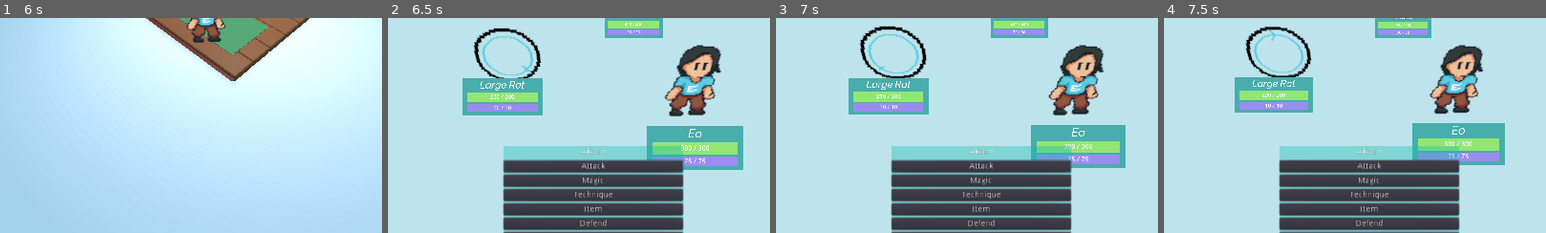
Above: before the commit, frames 1-4 (left to right).
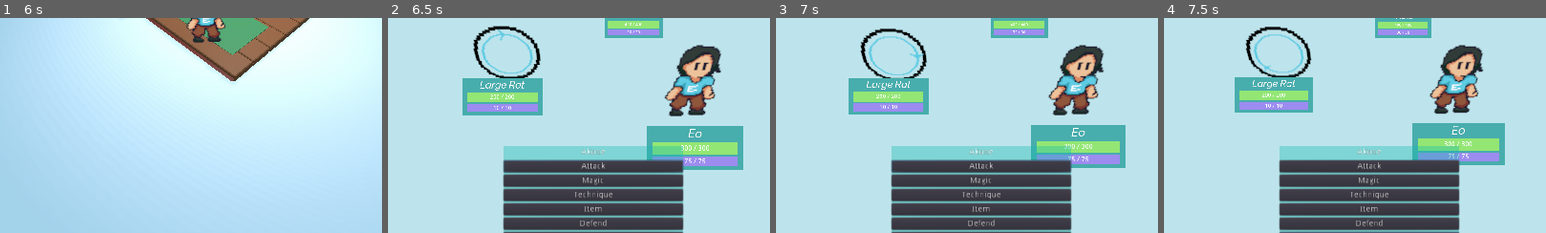
Above: after the commit, the same moments.

Repository: avsecam/aob
Game: Godot game, scene res://Scenes/Main.tscn
The game is run twice, just before and just after one commit, with the same random seed, the same clock (stepped at 60 frames per second) and the same inputs.
Inputs:
- Up to frame 1 (6 s): tap Enter (ui_accept) at 0.5, 0.77, 1.52, 3.02, 3.77, 4.52, 5 s; hold Right (ui_right) 0.53-1.28 s; hold Shift (sprint) 0.53-1.28 s; hold Down (ui_down) 1.28-2.03 s; tap Shift (sprint) every 1.5 s from 1.35 to 5.85 s; hold Right (ui_right) 2.03-2.78 s; hold Shift (sprint) 2.03-2.78 s; hold Up (ui_up) 2.78-3.53 s; hold Shift (sprint) 3.53-4.28 s; hold Left (ui_left) 3.53-5.03 s; tap Escape (ui_cancel) at 4.15 s; hold Down (ui_down) 5.03-5.78 s; hold Shift (sprint) 5.03-5.78 s; hold Right (ui_right) from 5.78 s (still down)
- Up to frame 2 (6.5 s): keep holding Right (ui_right); tap Enter (ui_accept) at 6.02 s
- Up to frame 3 (7 s): release Right (ui_right) at 6.5 s; click "Attack" at 6.5 s
- Up to frame 4 (7.5 s): hold Up (ui_up) from 7.28 s (still down); hold Shift (sprint) from 7.28 s (still down)
The pictures show only the part of the screen within x 23-73%, y 42-92%; the shares and areas given below are measured in that part.

Frame 1 is identical in both runs. In frame 2, 1.4% of the frame differs, in the area x 22-41%, y 3-28%; in frame 3, 1.3%; in frame 4, less than 0.1%.

Commit message:
Make enemy dynamic

Diff:
--- a/Scenes/AutoLoad/EncounterHandler.gd
+++ b/Scenes/AutoLoad/EncounterHandler.gd
@@ -13,7 +13,7 @@
 
 # sample array of enemies
 var enemies: Array = [
-	"res://Scenes/Character/Enemy/Large Rat.tres"
+	"res://Scenes/Character/Enemy/LargeRat.tscn"
 #	"res://Scenes/Character/Enemy/Slime.tres",
 #	"res://Scenes/Character/Enemy/Quorralis.tres"
 ]
--- a/Scenes/AutoLoad/GameData.gd
+++ b/Scenes/AutoLoad/GameData.gd
@@ -11,6 +11,7 @@
 const playerScene: Resource = preload("res://Scenes/Character/Player.tscn")
 
 const enemyScenePath: String = "res://Scenes/Character/Enemy/Enemy.tscn"
+const enemyFolderPath: String = "res://Scenes/Character/Enemy/"
 const heroScenePath: String = "res://Scenes/Character/Hero/Hero.tscn"
 const heroFolderPath: String = "res://Scenes/Character/Hero/"
 
--- a/Scenes/Battle/Battle.gd
+++ b/Scenes/Battle/Battle.gd
@@ -9,11 +9,13 @@
 
 var turns: int = -1 # Number of turns cycled through
 var turnOrder: Array = []
-var currentCharacter: Position3D
+var currentCharacterPosition: Position3D
 
 var actionInfo: Dictionary
 var inTargetSelect: bool = false
 var targets: Array = [] # Array of positions
+
+var totalExp: int # add to this when enemy is defeated or w/e
 
 
 func _ready():
@@ -25,6 +27,7 @@
 	_set_character_signals()
 
 	combatOptions.connect("subContainerReadied", self, "_set_suboptions_signals")
+	combatOptions.connect("subContainerClosed", self, "_unset_suboptions_signals")
 	_set_options_signals()
 	_set_suboptions_signals()
 
@@ -55,13 +58,15 @@
 
 func _confirm_action(target: Spatial):
 	target.get_child(0).affect(actionInfo)
+	combatOptions.subContainer.visible = false
+	combatOptions.clear_sub_container()
 
 
 func _add_participants():
 	var combatCharacter: Spatial
 	var heroes: Array = PlayerData.activeHeroes
 	var enemies: Array = EncounterHandler.enemies
-	var newEnemy: CharacterStats
+	var newEnemy: Enemy
 	var i: int = 0
 	while i < heroes.size():
 		combatCharacter = load("res://Scenes/Battle/CombatCharacter.tscn").instance()
@@ -75,9 +80,10 @@
 	i = 0
 	while i < enemies.size():
 		combatCharacter = load("res://Scenes/Battle/CombatCharacter.tscn").instance()
-		newEnemy = load(enemies[i])
-		newEnemy.ready()
-		combatCharacter.characterStats = newEnemy
+		newEnemy = load(enemies[i]).instance()
+		print(newEnemy.name)
+		combatCharacter.add_child(newEnemy)
+		combatCharacter.character = newEnemy
 		enemyPositions[i].add_child(combatCharacter)
 		i += 1
 
@@ -101,7 +107,7 @@
 		turnOrder.append(character)
 	turnOrder.pop_back()
 	turnOrder.sort_custom(SortBySpeed, "_sort_speed")
-	currentCharacter = turnOrder[0]
+	currentCharacterPosition = turnOrder[0]
 
 
 # Next character in current turn queue
@@ -110,8 +116,8 @@
 	turnOrder.remove(0)
 	if turnOrder == []:
 		_set_turn_order()
-		return
-	currentCharacter = turnOrder[0]
+	else:
+		currentCharacterPosition = turnOrder[0]
 	_set_options_signals()
 	_set_combat_options()
 
@@ -119,8 +125,8 @@
 # Show combat options or not
 # Also set the magics and techniques available
 func _set_combat_options():
-	var combatCharacter: CombatCharacter = currentCharacter.get_child(0)
-	if currentCharacter.get_parent().name == "Heroes":
+	var combatCharacter: CombatCharacter = currentCharacterPosition.get_child(0)
+	if currentCharacterPosition.get_parent().name == "Heroes":
 		combatOptions.visible = true
 		combatOptions.label.text = combatCharacter.characterStats.characterName
 		combatOptions.magics = combatCharacter.characterStats.magics
@@ -143,22 +149,24 @@
 
 # set/unset signals for ATTACK, DEFEND, FLEE
 func _set_options_signals():
-	combatOptions.attackButton.connect("pressed", currentCharacter.get_child(0), "attack")
+	combatOptions.attackButton.connect("pressed", currentCharacterPosition.get_child(0), "attack")
 	combatOptions.defendButton
 	combatOptions.fleeButton.connect("pressed", self, "_exit_battle")
 
-	currentCharacter.get_child(0).connect("attack", self, "_enter_target_select")
+	currentCharacterPosition.get_child(0).connect("attack", self, "_enter_target_select")
+	currentCharacterPosition.get_child(0).connect("magic", self, "_enter_target_select")
 func _unset_options_signals():
-	combatOptions.attackButton.disconnect("pressed", currentCharacter.get_child(0), "attack")
+	combatOptions.attackButton.disconnect("pressed", currentCharacterPosition.get_child(0), "attack")
 	combatOptions.defendButton
 	combatOptions.fleeButton.disconnect("pressed", self, "_exit_battle")
 
-	currentCharacter.get_child(0).disconnect("attack", self, "_enter_target_select")
-
-
-# set signals for MAGICS and TECHNIQUES
+	currentCharacterPosition.get_child(0).disconnect("attack", self, "_enter_target_select")
+	currentCharacterPosition.get_child(0).disconnect("magic", self, "_enter_target_select")
+
+
+# set/unset signals for MAGICS and TECHNIQUES
 func _set_suboptions_signals():
-	var character = currentCharacter.get_child(0)
+	var character = currentCharacterPosition.get_child(0)
 	if combatOptions.currentSubContainer == combatOptions.magicButton:
 		for button in combatOptions.subContainerButtons:
 			button.connect("pressed", character, "magic", [button.text.to_lower()])
@@ -168,6 +176,17 @@
 	elif combatOptions.currentSubContainer == combatOptions.itemButton:
 		for button in combatOptions.subContainerButtons:
 			button.connect("pressed", character, "item", [button.text.to_lower()])
+func _unset_suboptions_signals():
+	var character = currentCharacterPosition.get_child(0)
+	if combatOptions.currentSubContainer == combatOptions.magicButton:
+		for button in combatOptions.subContainerButtons:
+			button.disconnect("pressed", character, "magic")
+	elif combatOptions.currentSubContainer == combatOptions.techniqueButton:
+		for button in combatOptions.subContainerButtons:
+			button.disconnect("pressed", character, "technique")
+	elif combatOptions.currentSubContainer == combatOptions.itemButton:
+		for button in combatOptions.subContainerButtons:
+			button.disconnect("pressed", character, "item")
 
 
 func _refresh_heroPositions():
--- a/Scenes/Battle/CombatCharacter.gd
+++ b/Scenes/Battle/CombatCharacter.gd
@@ -2,7 +2,8 @@
 class_name CombatCharacter
 
 
-signal attack(damage)
+signal attack(info)
+signal magic(info)
 signal damaged()
 signal downed()
 
@@ -16,13 +17,10 @@
 var isHero: bool = false
 var isSelected: bool = false
 
+
 func _ready():
-	# set the character scene to be shown FOR ENEMIES ONLY (FOR NOW)
-	if isHero:
-		characterStats = character.characterStats
-	else:
-		add_child(load(GameData.enemyScenePath).instance()) # make this dynamic when enemy tscn's are added
-		character = get_child(get_children().size() - 1)
+	characterStats = character.characterStats
+	character = get_child(get_children().size() - 1)
 
 	# set the combat info
 	characterName.text = characterStats.characterName
@@ -51,23 +49,25 @@
 
 func attack():
 	print("%s is attacking..." % characterStats.characterName)
-	var damageInfo: Dictionary = {
+	var actionInfo: Dictionary = {
 		"source": character,
 		"targetType": GameData.TargetType.SINGLE,
 		"damageType": GameData.DamageType.PHYSICAL,
 		"damage": characterStats.attackPhys
 	}
-	emit_signal("attack", damageInfo)
+	emit_signal("attack", actionInfo)
 
 
 func magic(spell: String):
-	var damageInfoRaw: Dictionary = Magic.magics[spell.to_lower()]
-	var damageInfo: Dictionary = {
+	print("%s is casting %s..." % [characterStats.characterName, spell])
+	var actionInfoRaw: Dictionary = Magic.magics[spell.to_lower()]
+	var actionInfo: Dictionary = {
 		"source": character,
-		"targetType": damageInfoRaw["targetType"],
-		"damageType": damageInfoRaw["damageType"],
-		"damage": characterStats.attackPhys *  damageInfoRaw["damageMultiplier"]
+		"targetType": actionInfoRaw["targetType"],
+		"damageType": actionInfoRaw["damageType"],
+		"damage": characterStats.attackElem *  actionInfoRaw["damageMultiplier"]
 	}
+	emit_signal("magic", actionInfo)
 
 
 func technique():
@@ -76,13 +76,13 @@
 	pass
 
 
-func affect(damageInfo: Dictionary):
+func affect(actionInfo: Dictionary):
 	# check if physical or elemental damage
 	var finalDamage: int
-	if damageInfo["damageType"] == GameData.DamageType.PHYSICAL:
-		finalDamage = damageInfo["damage"] - (characterStats.defensePhys * 0.5)
+	if actionInfo["damageType"] == GameData.DamageType.PHYSICAL:
+		finalDamage = actionInfo["damage"] - (characterStats.defensePhys * 0.5)
 	else:
-		finalDamage = damageInfo["damage"] - (characterStats.defenseElem * 0.5)
+		finalDamage = actionInfo["damage"] - (characterStats.defenseElem * 0.5)
 
 	emit_signal("damaged")
 	if characterStats.currentHealth - finalDamage <= 0:
@@ -90,5 +90,5 @@
 		queue_free()
 		emit_signal("downed")
 	characterStats.currentHealth -= finalDamage
-	print("%s dealt %s damage to %s!" % [damageInfo["source"].name, finalDamage, characterStats.characterName])
+	print("%s dealt %s damage to %s!" % [actionInfo["source"].name, finalDamage, characterStats.characterName])
 	_update_health_bar()
--- a/Scenes/Battle/CombatOptions.gd
+++ b/Scenes/Battle/CombatOptions.gd
@@ -3,6 +3,7 @@
 
 
 signal subContainerReadied()
+signal subContainerClosed()
 
 enum Buttons {ATTACK, MAGIC, TECHNIQUE, ITEM, DEFEND, FLEE}
 
@@ -53,7 +54,8 @@
 	subContainer.visible = true
 
 
-func _clear_sub_container():
+func clear_sub_container():
+	subContainerButtons = subContainer.get_node("Buttons").get_children()
 	if subContainerButtons.empty():
 		return
 	for button in subContainerButtons:
@@ -88,8 +90,9 @@
 		if subContainer.visible:
 			currentSubContainer.grab_focus()
 			currentSubContainer = null
-			_clear_sub_container()
+			clear_sub_container()
 			subContainer.visible = false
+			emit_signal("subContainerClosed")
 
 
 func _physics_process(_delta):
--- a/Scenes/Character/CharacterStats.gd
+++ b/Scenes/Character/CharacterStats.gd
@@ -19,6 +19,7 @@
 export var critChance: float
 export var xp: int
 export var weaknesses: Array
+export var resistances: Array
 
 # Both are arrays of strings
 export var magics: Array
--- a/Scenes/Character/Enemy/Enemy.gd
+++ b/Scenes/Character/Enemy/Enemy.gd
@@ -1 +1,7 @@
 extends "res://Scenes/Character/Character.gd"
+class_name Enemy
+
+
+func _ready():
+	characterStats = load("%s%s.tres" % [GameData.enemyFolderPath, name])
+	characterStats.ready()
--- a/Scenes/Character/Enemy/Enemy.tscn
+++ b/Scenes/Character/Enemy/Enemy.tscn
@@ -26,5 +26,5 @@
 modulate = Color( 1, 0, 0, 1 )
 billboard = 2
 frames = SubResource( 1 )
-frame = 1
+frame = 7
 playing = true
--- a/Scenes/Character/Enemy/Large Rat.tres
+++ b/Scenes/Character/Enemy/LargeRat.tres
@@ -14,5 +14,11 @@
 defenseElem = 15
 resilience = 10
 speed = 30
+evasion = 0
 critMultiplier = 1.2
 critChance = 0.5
+xp = 0
+weaknesses = [  ]
+resistances = [  ]
+magics = [  ]
+techniques = [  ]
--- /dev/null
+++ b/Scenes/Character/Enemy/LargeRat.tscn
@@ -0,0 +1,8 @@
+[gd_scene load_steps=2 format=2]
+
+[ext_resource path="res://Scenes/Character/Enemy/Enemy.tscn" type="PackedScene" id=1]
+
+[node name="LargeRat" instance=ExtResource( 1 )]
+
+[node name="Sprite" parent="." index="0"]
+frame = 6
--- a/Scenes/Character/Hero/Akune.tscn
+++ b/Scenes/Character/Hero/Akune.tscn
@@ -7,3 +7,6 @@
 [node name="Akune" instance=ExtResource( 1 )]
 script = ExtResource( 2 )
 spriteFrames = ExtResource( 3 )
+
+[node name="Sprite" parent="." index="0"]
+frame = 4
--- a/Scenes/Character/Hero/Elena.tscn
+++ b/Scenes/Character/Hero/Elena.tscn
@@ -15,4 +15,4 @@
 spriteFrames = SubResource( 1 )
 
 [node name="Sprite" parent="." index="0"]
-frame = 4
+frame = 0
--- a/Scenes/Character/Hero/Hero.tscn
+++ b/Scenes/Character/Hero/Hero.tscn
@@ -25,5 +25,5 @@
 transform = Transform( 10, 0, 0, 0, 10, 0, 0, 0, 10, 0, 4, 0 )
 billboard = 2
 frames = SubResource( 1 )
-frame = 3
+frame = 6
 playing = true
--- a/project.godot
+++ b/project.godot
@@ -25,6 +25,11 @@
 "path": "res://Scenes/Battle/CombatOptions.gd"
 }, {
 "base": "Spatial",
+"class": "Enemy",
+"language": "GDScript",
+"path": "res://Scenes/Character/Enemy/Enemy.gd"
+}, {
+"base": "Spatial",
 "class": "Hero",
 "language": "GDScript",
 "path": "res://Scenes/Character/Hero/Hero.gd"
@@ -38,6 +43,7 @@
 "CharacterStats": "",
 "CombatCharacter": "",
 "CombatOptions": "",
+"Enemy": "",
 "Hero": "",
 "Magics": ""
 }
